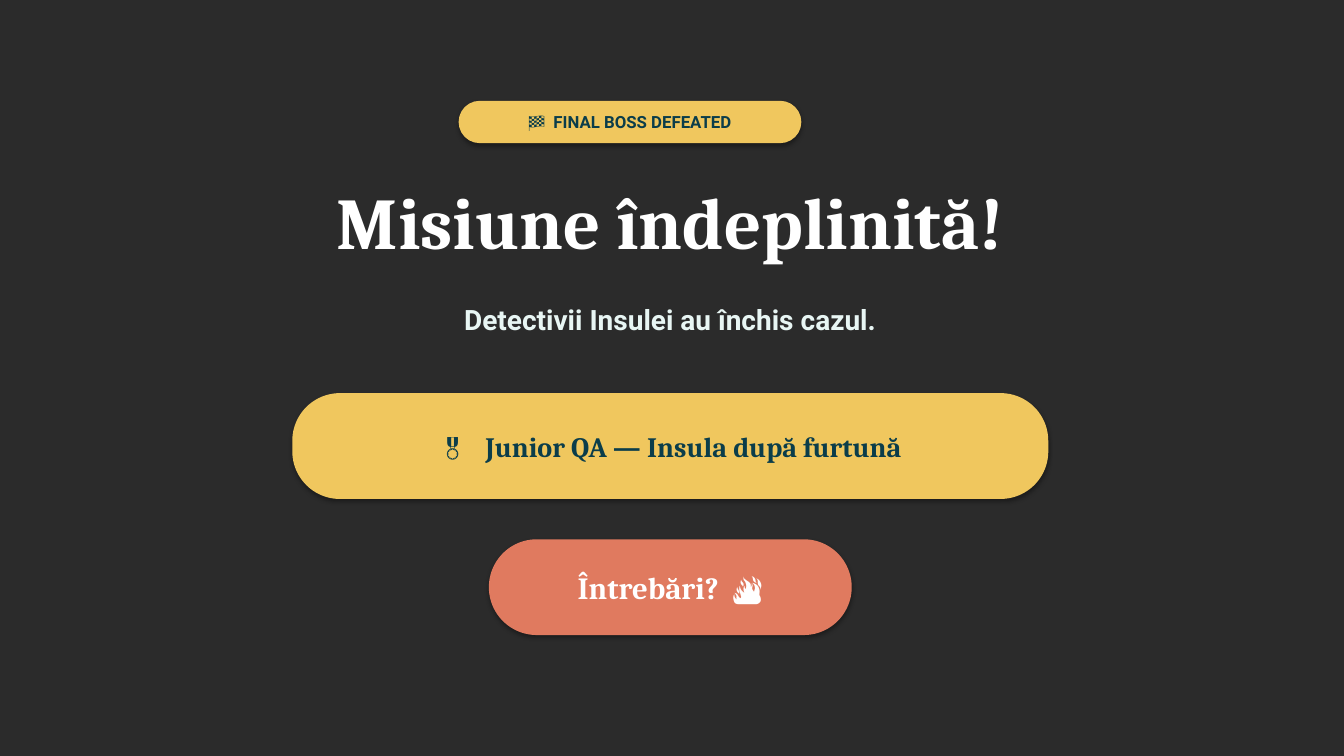
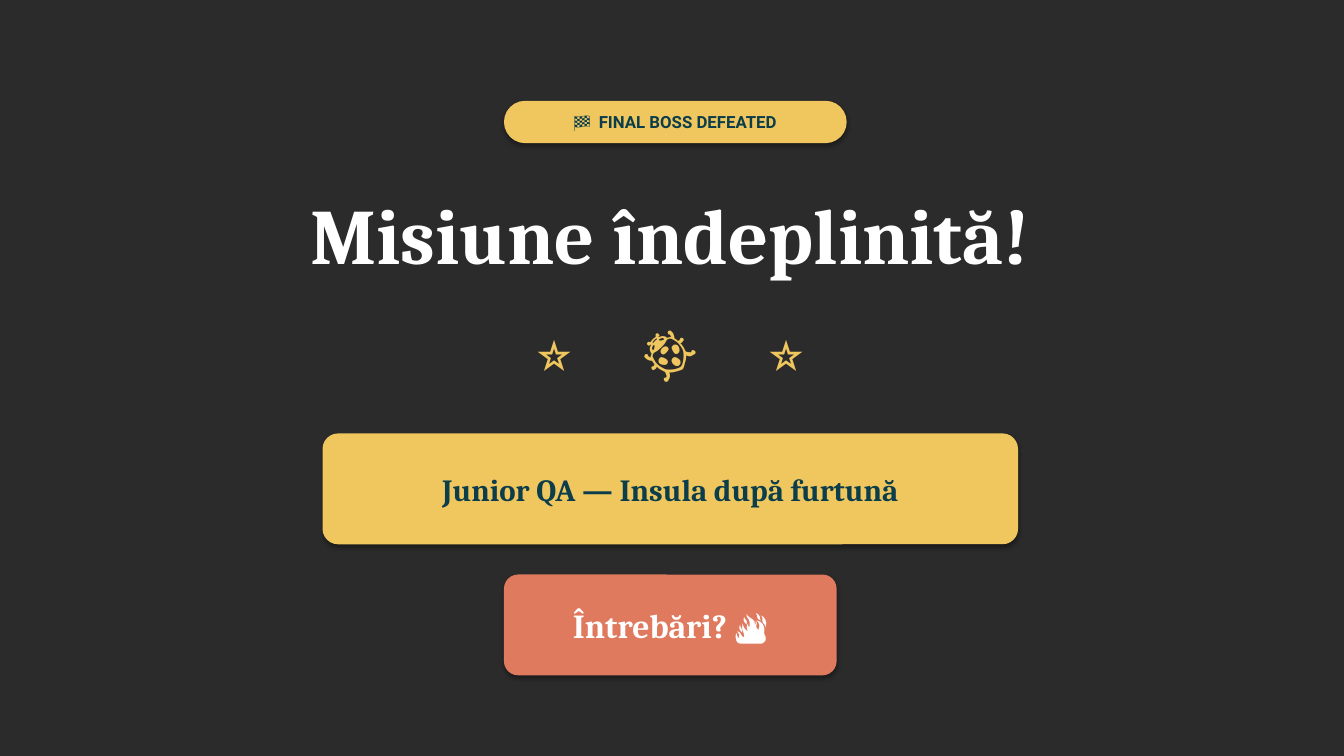
Before and after one commit to dianaterpea-mindera/bug-hunting, a slide deck: slide 13 of presentations/Insula-QA-editabil.pptx. Drawn at 1344x756 pixels with LibreOffice and Linux fonts; fonts in the diff are those of the drawing; background and template pictures are left out; a plain dark background stands for a picture behind light text. Boxes give left, top, right and bottom in pixels: in the first picture for what was removed or moved away, otherwise in the second. Text is boxed around its words. In the diff, an @@ line names an element or a change of style, - is before the commit and + after.

Commit message:
presentation updates

```diff
--- a/presentations/Insula-QA-editabil.pptx
+++ b/presentations/Insula-QA-editabil.pptx
@@ rounded rectangle "🏁 FINAL BOSS DEFEATED": place and size @@
-rounded rectangle "🏁 FINAL BOSS DEFEATED" at bbox=[459, 101, 802, 143]
+rounded rectangle "🏁 FINAL BOSS DEFEATED" at bbox=[504, 101, 847, 143]
@@ text "Misiune îndeplinită!": place and size @@
-text "Misiune îndeplinită!" at bbox=[337, 198, 1004, 265]
+text "Misiune îndeplinită!" at bbox=[310, 209, 1030, 281]
@@ text "Misiune îndeplinită!" at bbox=[310, 209, 1030, 281]: size 52 to 56 pt @@
@@ text at bbox=[464, 309, 876, 331]: text changed; size 20 to 40 pt; text colour #E8F6F4 to #F0C75E; bold off @@
-Detectivii Insulei au închis cazul.
+⭐ 🐞 ⭐
@@ rounded rectangle "Junior QA — Insula după ...": place and size @@
-rounded rectangle "Junior QA — Insula după ..." at bbox=[292, 393, 1049, 499]
+rounded rectangle "Junior QA — Insula după ..." at bbox=[323, 434, 1018, 544]
@@ rounded rectangle "Junior QA — Insula după ..." at bbox=[323, 434, 1018, 544]: proportions changed @@
@@ text in rounded rectangle at bbox=[442, 479, 899, 508]: text changed; size 20 to 22 pt @@
-🎖️ Junior QA — Insula după furtună
+Junior QA — Insula după furtună
@@ rounded rectangle "Întrebări? 🔥": place and size @@
-rounded rectangle "Întrebări? 🔥" at bbox=[489, 539, 852, 635]
+rounded rectangle "Întrebări? 🔥" at bbox=[504, 575, 837, 676]
@@ rounded rectangle "Întrebări? 🔥" at bbox=[504, 575, 837, 676]: size 22 to 24 pt; proportions changed @@
```
Also in this commit, not shown: 4 other slides changed, 23 other files.
